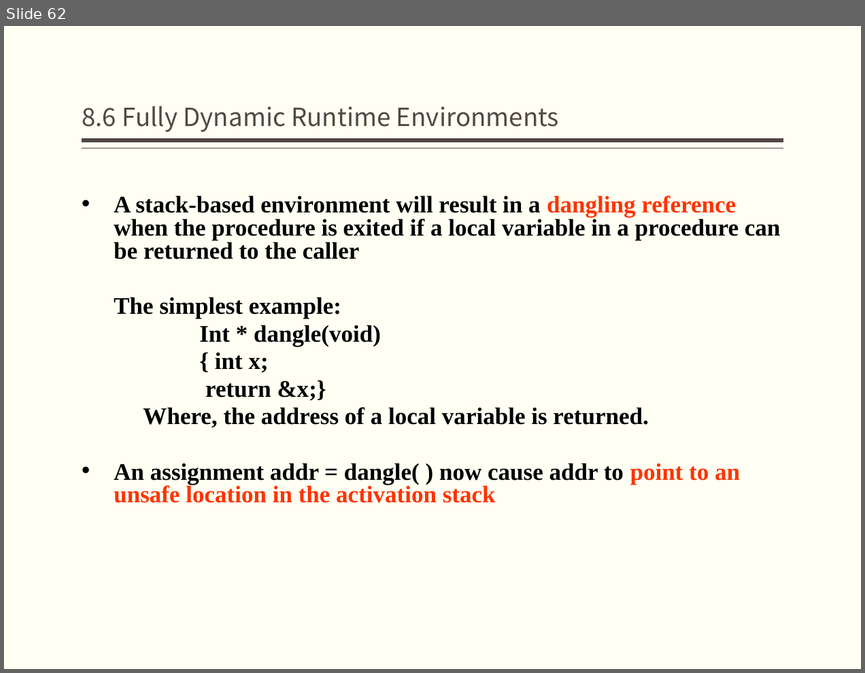
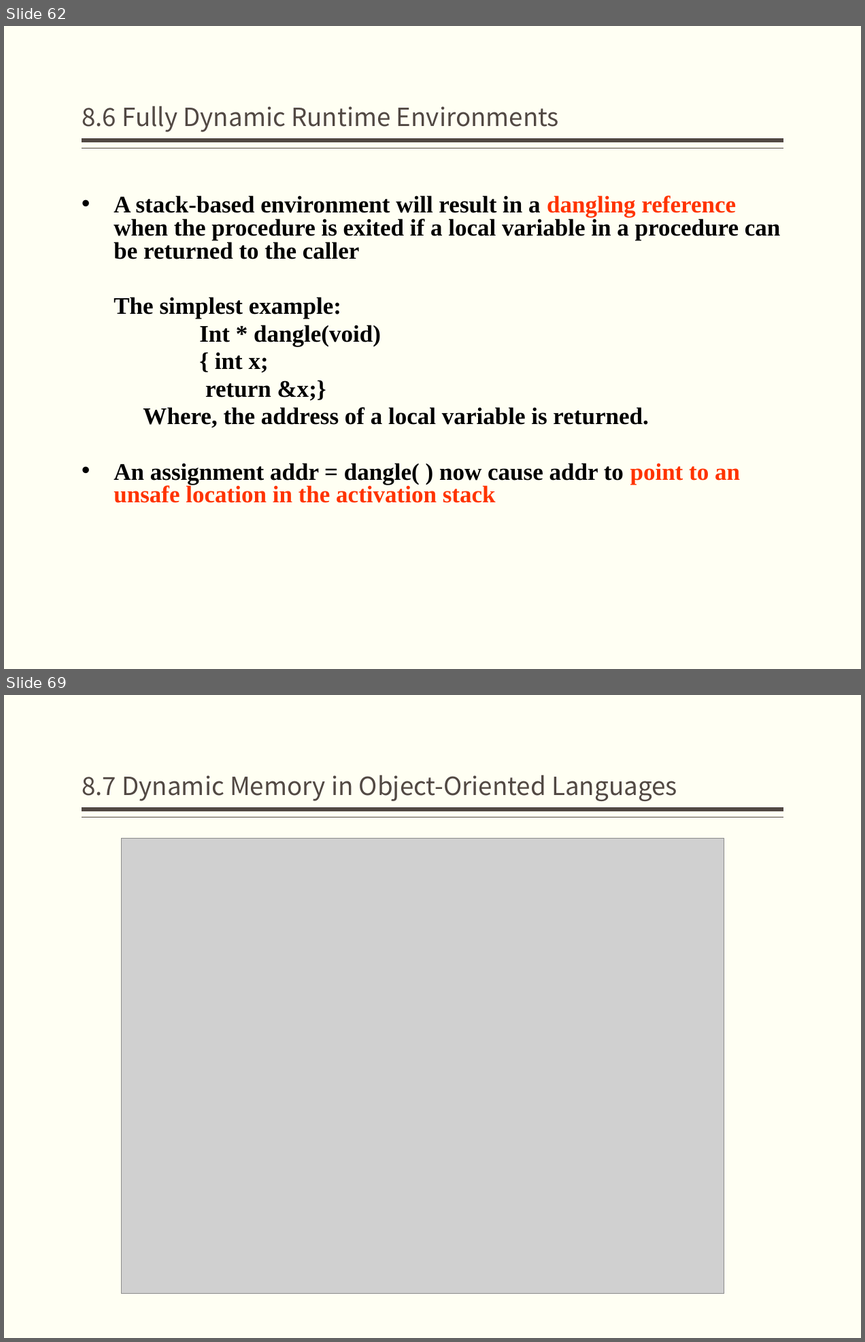
Before and after one commit to jz81/jz81.github.io, a slide deck: course/compiler/lecture/(Spring2020)Lecture8.pptx. Shown one above the other, each under a label of ours: slide 62 before the commit, slides 62 and 69 after it; the slides between them are not shown. The pictures are 865x673 and 865x1342 pixels, drawn with LibreOffice and Linux fonts; fonts in the diff are those of the drawing; grey boxes stand for pictures. Boxes give left, top, right and bottom in pixels: in the first picture for what was removed or moved away, otherwise in the second. Text is boxed around its words. In the diff, an @@ line names an element or a change of style, - is before the commit and + after.

```diff
--- a/course/compiler/lecture/(Spring2020)Lecture8.pptx
+++ b/course/compiler/lecture/(Spring2020)Lecture8.pptx
@@ slide 69 added at (4,695,861,1338), background #FFFFF3; not listed: 2 template elements that a slide beside it also shows @@
@@ title added at (82,775,677,801), 21 pt, text #514843 @@
+8.7 Dynamic Memory in Object-Oriented Languages
@@ picture added at (122,838,723,1293) @@
```
Also in this commit, not shown: 4 slides changed, 18 other slides added.
